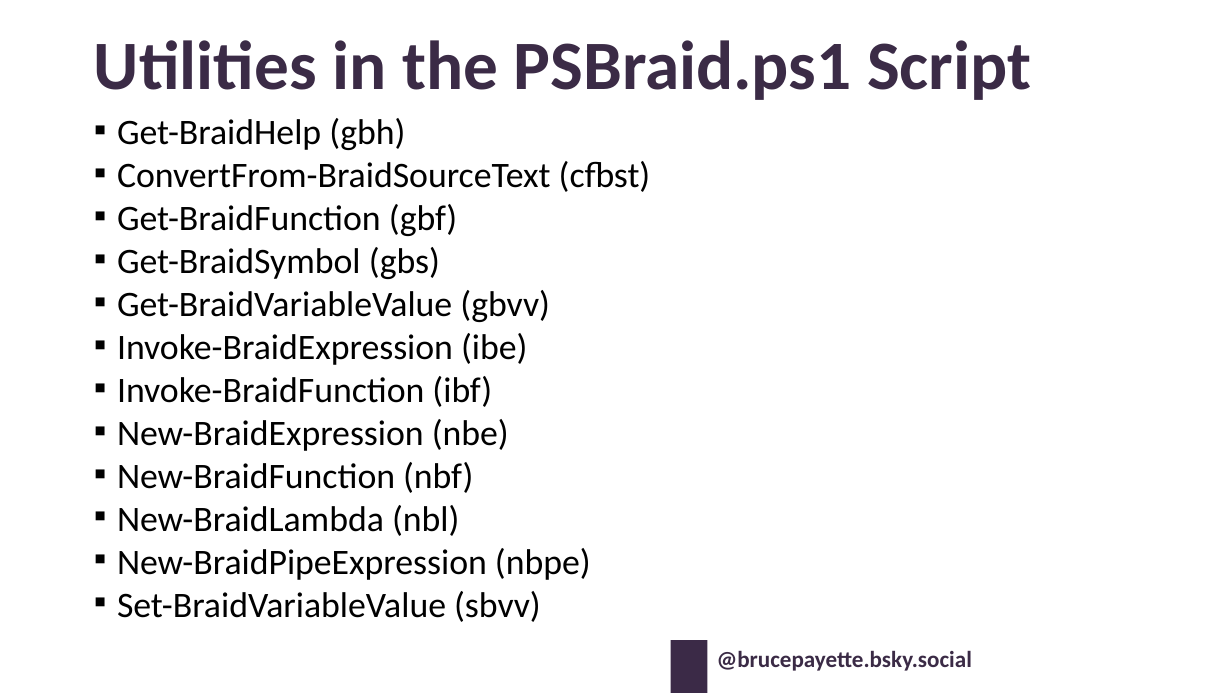
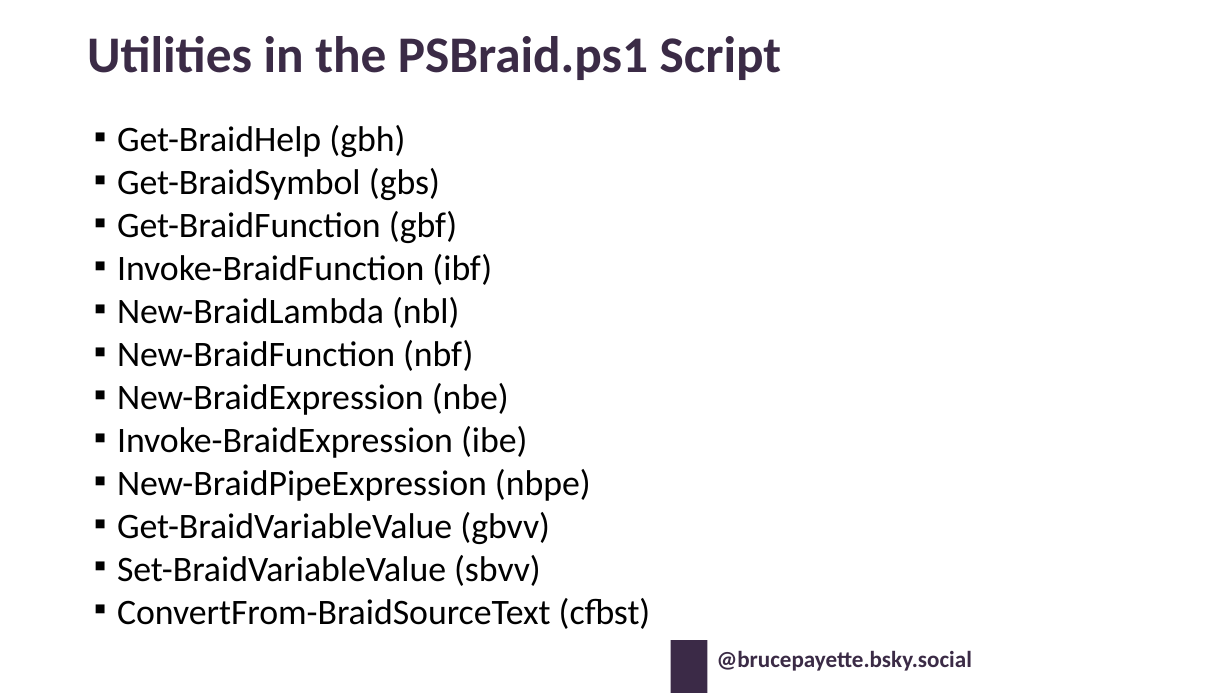
Before and after one commit to BrucePay/BraidLang, a slide deck: slide 11 of PSCONF26_Payette_Leveraging_Braid.pptx. Drawn at 1232x693 pixels with LibreOffice and Linux fonts; fonts in the diff are those of the drawing; background and template pictures are left out. Boxes give left, top, right and bottom in pixels: in the first picture for what was removed or moved away, otherwise in the second. Text is boxed around its words. In the diff, an @@ line names an element or a change of style, - is before the commit and + after.

```diff
--- a/PSCONF26_Payette_Leveraging_Braid.pptx
+++ b/PSCONF26_Payette_Leveraging_Braid.pptx
@@ title "Utilities in the PSBraid.ps1 Script": place and size @@
-title "Utilities in the PSBraid.ps1 Script" at <box>94,40,1031,100</box>
+title "Utilities in the PSBraid.ps1 Script" at <box>87,36,782,80</box>
@@ title "Utilities in the PSBraid.ps1 Script" at <box>87,36,782,80</box>: size 54 to 40 pt @@
@@ text "Get-BraidHelp (gbh)": place and size @@
-text "Get-BraidHelp (gbh)" at <box>117,118,651,622</box>
+text "Get-BraidHelp (gbh)" at <box>117,125,651,629</box>
@@ text at <box>117,168,591,586</box>: paragraphs added @@
+▪ Get-BraidSymbol (gbs)
+▪ Get-BraidFunction (gbf)
+▪ Invoke-BraidFunction (ibf)
+▪ New-BraidLambda (nbl)
+▪ New-BraidFunction (nbf)
+▪ New-BraidExpression (nbe)
+▪ Invoke-BraidExpression (ibe)
+▪ New-BraidPipeExpression (nbpe)
+▪ Get-BraidVariableValue (gbvv)
+▪ Set-BraidVariableValue (sbvv)
@@ text at <box>117,204,591,622</box>: paragraphs removed @@
-▪ Get-BraidFunction (gbf)
-▪ Get-BraidSymbol (gbs)
-▪ Get-BraidVariableValue (gbvv)
-▪ Invoke-BraidExpression (ibe)
-▪ Invoke-BraidFunction (ibf)
-▪ New-BraidExpression (nbe)
-▪ New-BraidFunction (nbf)
-▪ New-BraidLambda (nbl)
-▪ New-BraidPipeExpression (nbpe)
-▪ Set-BraidVariableValue (sbvv)
```
Also in this commit, not shown: 18 other slides changed, 2 other files.
